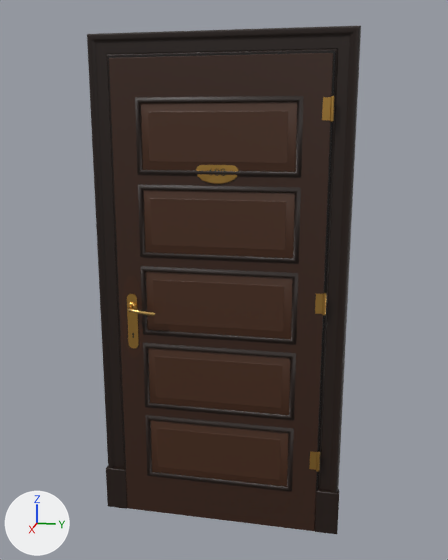
Before and after pictures for a commit that changed the glTF model LIMINAL V13/data/models/hotel_door_d.glb.
The view is the same before and after, from a 50 mm camera at (2.62, 0.54, 1.84) aimed at (0.03, 0.03, 1.19). The lights are fixed; the arrows at lower left show +X, +Y and +Z. The older version comes first. Where no turn or scale is listed for an object, it has been applied to the vertices.

In view in the first picture: 'abrieb', 'bekleidung', 'beschlag', 'blatt', 'fuellungen', 'fuge', 'kehlleisten', 'nummer', 'nummernschild' and 1 more.
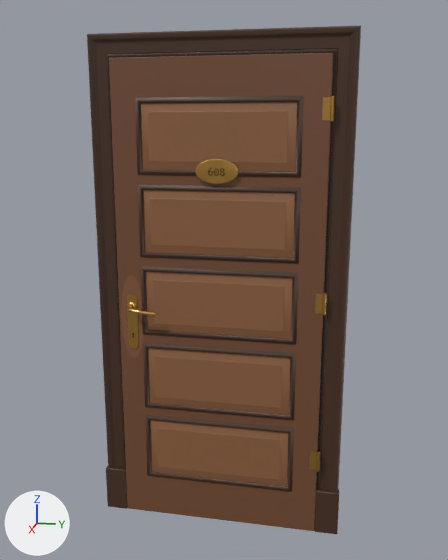
What changed in the scene script:
```text
Add mat_look_wood_tex_wood_walnut_floor_r_0_45__holz_abgegriffen:
    mat_look_wood_tex_wood_walnut_floor_r_0_45__holz_abgegriffen = principled_material('look=wood tex=wood_walnut_floor r=0.45 #holz_abgegriffen')
    mat_look_wood_tex_wood_walnut_floor_r_0_45__holz_abgegriffen.base_color = (0.233, 0.1, 0.047)  # brown #85593d
    mat_look_wood_tex_wood_walnut_floor_r_0_45__holz_abgegriffen.roughness = 0.35
Add mat_look_wood_tex_wood_walnut_floor_r_0_7__nussbaum_dunkel:
    mat_look_wood_tex_wood_walnut_floor_r_0_7__nussbaum_dunkel = principled_material('look=wood tex=wood_walnut_floor r=0.7 #nussbaum_dunkel')
    mat_look_wood_tex_wood_walnut_floor_r_0_7__nussbaum_dunkel.base_color = (0.0637, 0.0272, 0.0134)  # brown #472e1f
Add mat_look_wood_tex_wood_walnut_floor_r_0_55__nussbaum_hell:
    mat_look_wood_tex_wood_walnut_floor_r_0_55__nussbaum_hell = principled_material('look=wood tex=wood_walnut_floor r=0.55 #nussbaum_hell')
    mat_look_wood_tex_wood_walnut_floor_r_0_55__nussbaum_hell.base_color = (0.274, 0.119, 0.0509)  # brown #8f6140
    mat_look_wood_tex_wood_walnut_floor_r_0_55__nussbaum_hell.roughness = 0.45
Add mat_look_wood_tex_wood_walnut_floor_r_0_6__nussbaum:
    mat_look_wood_tex_wood_walnut_floor_r_0_6__nussbaum = principled_material('look=wood tex=wood_walnut_floor r=0.6 #nussbaum')
    mat_look_wood_tex_wood_walnut_floor_r_0_6__nussbaum.base_color = (0.179, 0.0732, 0.0331)  # brown #754c33
    mat_look_wood_tex_wood_walnut_floor_r_0_6__nussbaum.roughness = 0.45
Change me_bekleidung:
    where me_bekleidung.from_pydata(...)  # 116 vertices, 184 faces; spans x 0.0..0.04, y -0.56..0.56, z 0.0..2.22
    remove me_bekleidung.materials.append(mat_look_wood_r_0_7__nussbaum_dunkel)  # black #21120a
    add me_bekleidung.materials.append(mat_look_wood_tex_wood_walnut_floor_r_0_7__nussbaum_dunkel)  # brown #472e1f
Change me_blatt:
    where me_blatt.from_pydata(...)  # 24 vertices, 44 faces; spans x 0.0..0.04, y -0.46..0.46, z 0.0..2.12
    remove me_blatt.materials.append(mat_look_wood_r_0_6__nussbaum)  # brown #381f11
    add me_blatt.materials.append(mat_look_wood_tex_wood_walnut_floor_r_0_6__nussbaum)  # brown #754c33
Change me_fuellungen:
    where me_fuellungen.from_pydata(...)  # 60 vertices, 90 faces; spans x 0.04..0.05, y -0.33..0.33, z 0.22..1.94
    remove me_fuellungen.materials.append(mat_look_wood_r_0_55__nussbaum_hell)  # brown #472916
    add me_fuellungen.materials.append(mat_look_wood_tex_wood_walnut_floor_r_0_55__nussbaum_hell)  # brown #8f6140
Change me_kehlleisten:
    where me_kehlleisten.from_pydata(...)  # 140 vertices, 240 faces; spans x 0.04..0.05, y -0.35..0.35, z 0.2..1.96
    remove me_kehlleisten.materials.append(mat_look_wood_r_0_7__nussbaum_dunkel)  # black #21120a
    add me_kehlleisten.materials.append(mat_look_wood_tex_wood_walnut_floor_r_0_7__nussbaum_dunkel)  # brown #472e1f
Change me_abrieb:
    where me_abrieb.from_pydata(...)  # 14 vertices, 12 faces; spans x 0.04, y -0.45..-0.34, z 0.805..1.195
    remove me_abrieb.materials.append(mat_look_wood_r_0_45__holz_abgegriffen)  # brown #3e2212
    add me_abrieb.materials.append(mat_look_wood_tex_wood_walnut_floor_r_0_45__holz_abgegriffen)  # brown #85593d
Change ob_nummer:
    ob_nummer.location: (0.047, 0.0, 1.658) -> (0.057, 0.0, 1.658)
```

Changed parts and their boxes [x1, y1, x2, y2] in the pictures (448 x 560 px):
'fuellungen', recoloured (lighter): [141, 102, 297, 487] in both
'blatt', recoloured (lighter): [109, 53, 333, 531] in both
'bekleidung', recoloured (black to brown): [87, 26, 361, 534] in both
'kehlleisten', recoloured (black to brown): [135, 96, 304, 492] in both
'abrieb', recoloured (lighter): [121, 275, 144, 358] in both
'nummer', moved: before [209, 168, 225, 176]; after [208, 168, 225, 176]
